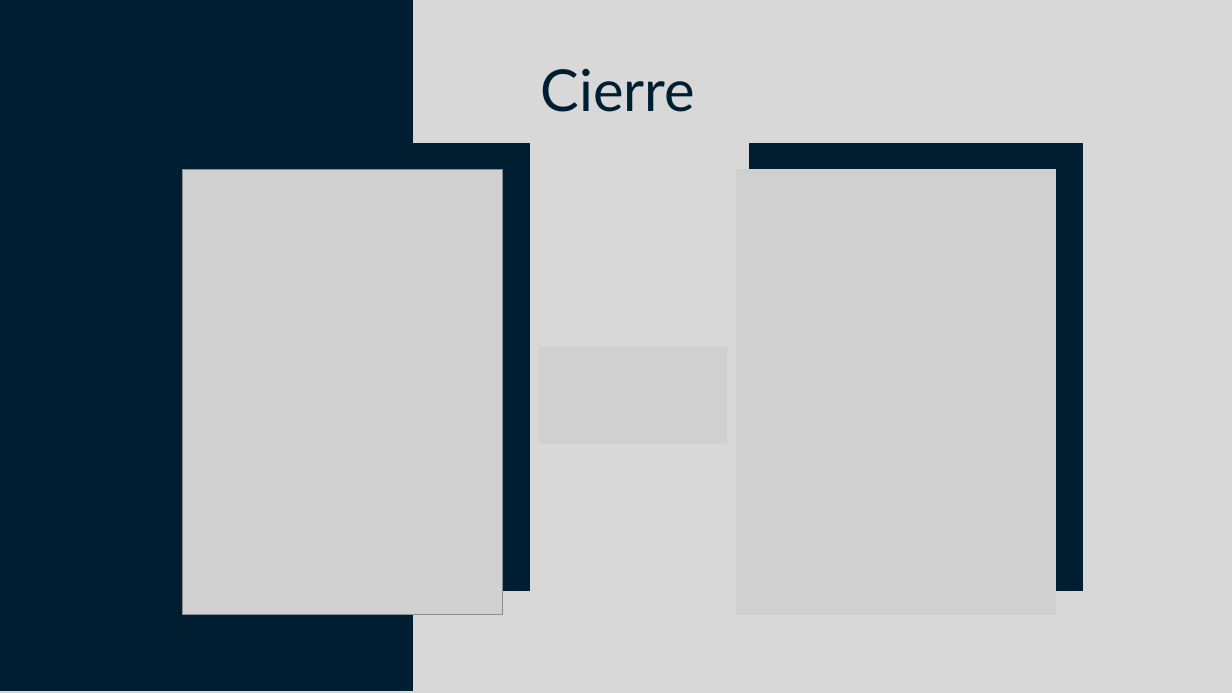
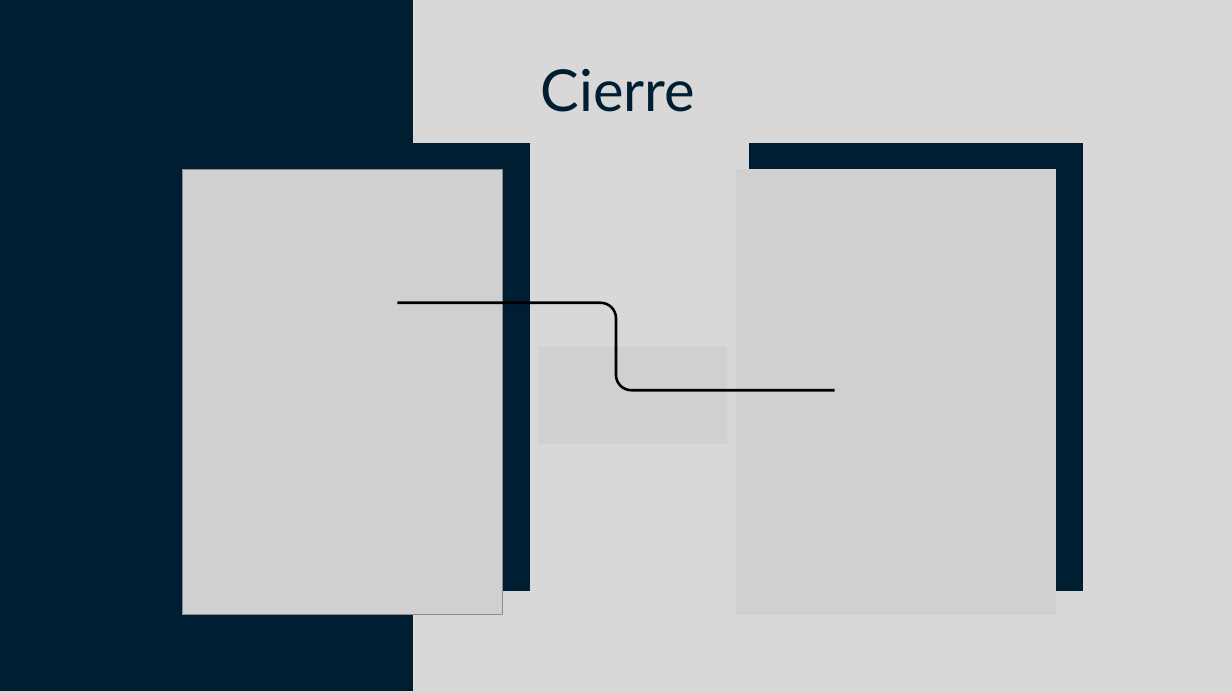
Before and after one commit to benjatapiav/ATEDA, a slide deck: slide 17 of Fase_1/Evidencias Grupales/Presentacion_ATEDA.pptx (slide 16 before the commit). Drawn at 1232x693 pixels with LibreOffice and Linux fonts; fonts in the diff are those of the drawing; grey boxes stand for pictures. Boxes give left, top, right and bottom in pixels: in the first picture for what was removed or moved away, otherwise in the second. Text is boxed around its words. In the diff, an @@ line names an element or a change of style, - is before the commit and + after.

```diff
--- a/Fase_1/Evidencias Grupales/Presentacion_ATEDA.pptx
+++ b/Fase_1/Evidencias Grupales/Presentacion_ATEDA.pptx
@@ freeform shape added at (397,303,835,391), outline #000000 3 pt @@
```
Also in this commit, not shown: 3 other slides changed, 2 slides added, 1 slide removed.
